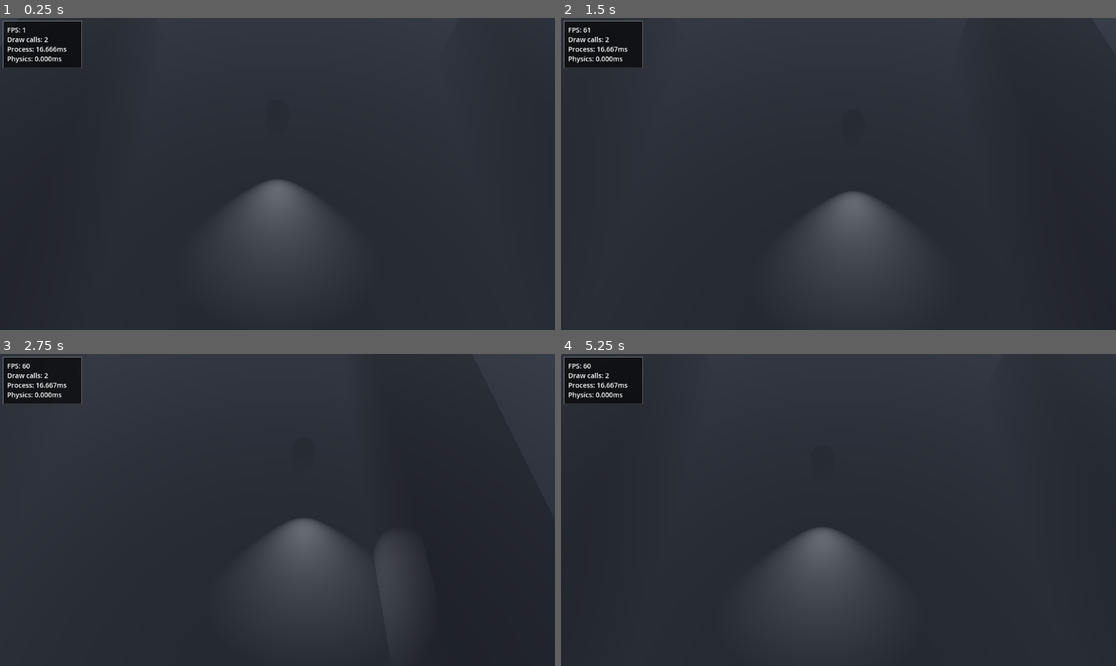
Above: before the commit, frames 1-4 (two rows, left to right).
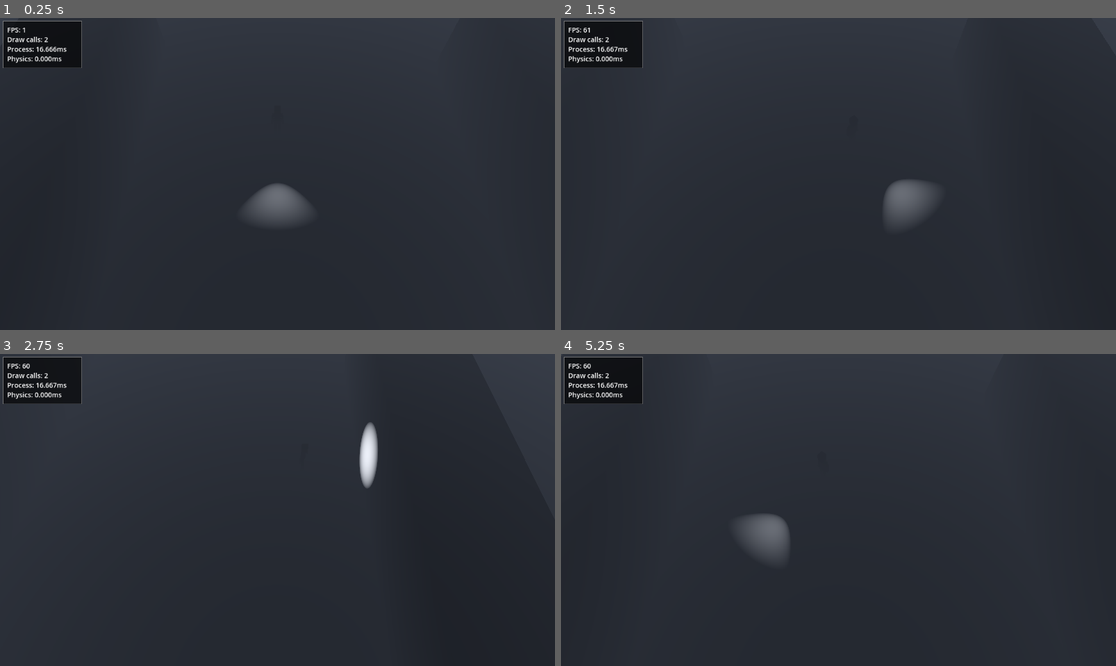
Above: after the commit, the same moments.

Repository: whattheheckman/cppHalloweenJam
Game: Godot game, scene res://test.tscn
The game is run twice, just before and just after one commit, with the same random seed, the same clock (stepped at 60 frames per second) and the same inputs. A sky picture missing from this copy of the repository is replaced by a grey-blue gradient.
Inputs:
- Up to frame 1 (0.25 s): no input
- Up to frame 2 (1.5 s): tap Enter at 0.5 s; hold D (right) 0.53-1.28 s; hold S (back) from 1.28 s (still down)
- Up to frame 3 (2.75 s): release S (back) at 2.03 s; hold D (right) from 2.03 s (still down)
- Up to frame 4 (5.25 s): release D (right) at 2.78 s; hold W (forward) 2.78-3.53 s; hold A (left) 3.53-5.03 s; tap Space at 5 s; hold S (back) from 5.03 s (still down)

The runs differ from the first frame. In frame 1, 1.7% of the frame differs, in the area x 42-58%, y 51-78%; in frame 2, 3.9%; in frame 3, 4.1%, in the area x 47-72%, y 21-79%; in frame 4, 4.0%.

Commit message:
organize files + finish menu button theme

Diff:
--- a/entities/player/player.tscn
+++ b/entities/player/player.tscn
@@ -23,14 +23,16 @@
 [node name="ModelPivot" type="Node3D" parent="."]
 
 [node name="player" parent="ModelPivot" instance=ExtResource("3_gk3pi")]
-visible = false
 
 [node name="MeshInstance3D" type="MeshInstance3D" parent="ModelPivot"]
 transform = Transform3D(1, 0, 0, 0, 1, 0, 0, 0, 1, 0, 0.981378, 0)
+visible = false
 mesh = SubResource("CapsuleMesh_h8lcq")
 surface_material_override/0 = SubResource("StandardMaterial3D_b4nd6")
 
-[node name="SpotLight3D" type="SpotLight3D" parent="."]
-transform = Transform3D(-1, 0, -8.74228e-08, 0, 1, 0, 8.74228e-08, 0, -1, 0, 1, 1.7549)
+[node name="SpotLight3D" type="SpotLight3D" parent="ModelPivot"]
+transform = Transform3D(-1, -1.06581e-14, -8.74228e-08, 3.5008e-09, 0.999198, -0.0400446, 8.73527e-08, -0.0400446, -0.999198, 0, 1.28101, 0.64576)
+light_energy = 6.429
+shadow_enabled = true
 spot_range = 4.5929
-spot_angle = 21.5841
+spot_angle = 33.75
--- a/entities/player/scripts/player_base.gd
+++ b/entities/player/scripts/player_base.gd
@@ -5,6 +5,7 @@
 @export var rotation_speed := 4.0
 
 @onready var _model_pivot: Node3D = $ModelPivot
+
 
 const PI_HALF := PI/2
 
@@ -14,7 +15,6 @@
 
 func _physics_process(delta: float) -> void:
 	character_movement(delta)
-
 
 
 func character_movement(delta: float) -> void:
--- a/project.godot
+++ b/project.godot
@@ -17,6 +17,25 @@
 
 [input]
 
+ui_accept={
+"deadzone": 0.5,
+"events": [Object(InputEventKey,"resource_local_to_scene":false,"resource_name":"","device":0,"window_id":0,"alt_pressed":false,"shift_pressed":false,"ctrl_pressed":false,"meta_pressed":false,"pressed":false,"keycode":4194309,"physical_keycode":0,"unicode":4194309,"echo":false,"script":null)
+, Object(InputEventKey,"resource_local_to_scene":false,"resource_name":"","device":0,"window_id":0,"alt_pressed":false,"shift_pressed":false,"ctrl_pressed":false,"meta_pressed":false,"pressed":false,"keycode":4194310,"physical_keycode":0,"unicode":4194310,"echo":false,"script":null)
+, Object(InputEventKey,"resource_local_to_scene":false,"resource_name":"","device":0,"window_id":0,"alt_pressed":false,"shift_pressed":false,"ctrl_pressed":false,"meta_pressed":false,"pressed":false,"keycode":32,"physical_keycode":0,"unicode":32,"echo":false,"script":null)
+, Object(InputEventJoypadButton,"resource_local_to_scene":false,"resource_name":"","device":0,"button_index":0,"pressure":0.0,"pressed":false,"script":null)
+]
+}
+ui_select={
+"deadzone": 0.5,
+"events": [Object(InputEventKey,"resource_local_to_scene":false,"resource_name":"","device":0,"window_id":0,"alt_pressed":false,"shift_pressed":false,"ctrl_pressed":false,"meta_pressed":false,"pressed":false,"keycode":32,"physical_keycode":0,"unicode":32,"echo":false,"script":null)
+]
+}
+ui_cancel={
+"deadzone": 0.5,
+"events": [Object(InputEventKey,"resource_local_to_scene":false,"resource_name":"","device":0,"window_id":0,"alt_pressed":false,"shift_pressed":false,"ctrl_pressed":false,"meta_pressed":false,"pressed":false,"keycode":4194305,"physical_keycode":0,"unicode":4194305,"echo":false,"script":null)
+, Object(InputEventJoypadButton,"resource_local_to_scene":false,"resource_name":"","device":-1,"button_index":1,"pressure":0.0,"pressed":false,"script":null)
+]
+}
 forward={
 "deadzone": 0.5,
 "events": [Object(InputEventKey,"resource_local_to_scene":false,"resource_name":"","device":0,"window_id":0,"alt_pressed":false,"shift_pressed":false,"ctrl_pressed":false,"meta_pressed":false,"pressed":false,"keycode":0,"physical_keycode":87,"unicode":0,"echo":false,"script":null)
--- a/ui/debug/performance_metrics.tscn
+++ b/ui/debug/performance_metrics.tscn
@@ -1,4 +1,4 @@
-[gd_scene load_steps=3 format=3]
+[gd_scene load_steps=3 format=3 uid="uid://dbdyya2tdadxg"]
 
 [ext_resource type="Script" path="res://ui/debug/scripts/performance_metrics.gd" id="1_xxt1f"]
 
--- /dev/null
+++ b/ui/main_menu/main_menu.gd
@@ -0,0 +1,19 @@
+extends Control
+
+
+# Called when the node enters the scene tree for the first time.
+func _ready():
+	$VBoxContainer/StartButton.grab_focus()
+
+func _on_start_button_pressed():
+	get_tree().change_scene_to_file("res://test.tscn")
+
+
+func _on_options_button_pressed():
+	pass
+#	var options = load() #put options menu here
+#	get_tree().current_scene.add_child(options)
+
+
+func _on_quit_button_pressed():
+	get_tree().quit()
--- /dev/null
+++ b/ui/main_menu/main_menu.tscn
@@ -0,0 +1,49 @@
+[gd_scene load_steps=3 format=3 uid="uid://du0n7wguibn6m"]
+
+[ext_resource type="Script" path="res://ui/main_menu/main_menu.gd" id="1_6r22j"]
+[ext_resource type="Theme" uid="uid://bclkewcho4rmn" path="res://ui/main_menu/main_menu_theme.tres" id="2_7alhe"]
+
+[node name="MainMenu" type="Control"]
+layout_mode = 3
+anchors_preset = 15
+anchor_right = 1.0
+anchor_bottom = 1.0
+grow_horizontal = 2
+grow_vertical = 2
+script = ExtResource("1_6r22j")
+
+[node name="VBoxContainer" type="VBoxContainer" parent="."]
+anchors_preset = 2
+anchor_top = 1.0
+anchor_bottom = 1.0
+offset_left = 36.0
+offset_top = -114.0
+offset_right = 170.0
+offset_bottom = -13.0
+grow_vertical = 0
+
+[node name="StartButton" type="Button" parent="VBoxContainer"]
+offset_right = 134.0
+offset_bottom = 23.0
+focus_neighbor_top = NodePath("../QuitButton")
+theme = ExtResource("2_7alhe")
+text = "Start"
+
+[node name="OptionsButton" type="Button" parent="VBoxContainer"]
+visible = false
+offset_top = 35.0
+offset_right = 134.0
+offset_bottom = 66.0
+text = "Options"
+
+[node name="QuitButton" type="Button" parent="VBoxContainer"]
+offset_top = 27.0
+offset_right = 134.0
+offset_bottom = 50.0
+focus_neighbor_bottom = NodePath("../StartButton")
+theme = ExtResource("2_7alhe")
+text = "Quit"
+
+[connection signal="pressed" from="VBoxContainer/StartButton" to="." method="_on_start_button_pressed"]
+[connection signal="pressed" from="VBoxContainer/OptionsButton" to="." method="_on_options_button_pressed"]
+[connection signal="pressed" from="VBoxContainer/QuitButton" to="." method="_on_quit_button_pressed"]
--- /dev/null
+++ b/ui/main_menu/main_menu_theme.tres
@@ -0,0 +1,21 @@
+[gd_resource type="Theme" load_steps=6 format=3 uid="uid://bclkewcho4rmn"]
+
+[ext_resource type="FontFile" uid="uid://bkysxqd2ordtr" path="res://ui/common/LexendZetta-VariableFont_wght.ttf" id="1_nswr8"]
+
+[sub_resource type="StyleBoxEmpty" id="StyleBoxEmpty_nog4t"]
+
+[sub_resource type="StyleBoxEmpty" id="StyleBoxEmpty_tgdpb"]
+
+[sub_resource type="StyleBoxEmpty" id="StyleBoxEmpty_43itl"]
+
+[sub_resource type="StyleBoxEmpty" id="StyleBoxEmpty_kmron"]
+
+[resource]
+Button/colors/font_focus_color = Color(0.639216, 0.658824, 0.701961, 1)
+Button/colors/font_hover_color = Color(0.639216, 0.658824, 0.701961, 1)
+Button/font_sizes/font_size = 18
+Button/fonts/font = ExtResource("1_nswr8")
+Button/styles/focus = SubResource("StyleBoxEmpty_nog4t")
+Button/styles/hover = SubResource("StyleBoxEmpty_tgdpb")
+Button/styles/normal = SubResource("StyleBoxEmpty_43itl")
+Button/styles/pressed = SubResource("StyleBoxEmpty_kmron")
Renamed: suites+bric.blend.import -> levels/suites+bric.blend.import
Not shown: 1 places in test.tscn that only renumber resources
Binary file added: ui/common/LexendZetta-VariableFont_wght.ttf
Not shown, added: ui/common/LexendZetta-VariableFont_wght.ttf.import
Binary file added: ui/common/Raleway-Italic-VariableFont_wght.ttf
Not shown, added: ui/common/Raleway-Italic-VariableFont_wght.ttf.import
Binary file added: ui/common/Raleway-VariableFont_wght.ttf
Not shown, added: ui/common/Raleway-VariableFont_wght.ttf.import
Binary file added: ui/common/Trispace-VariableFont_wdth,wght.ttf
Not shown, added: ui/common/Trispace-VariableFont_wdth,wght.ttf.import
Binary file added: ui/common/carot.png
Not shown, added: ui/common/carot.png.import
(and 2 more such lines)
